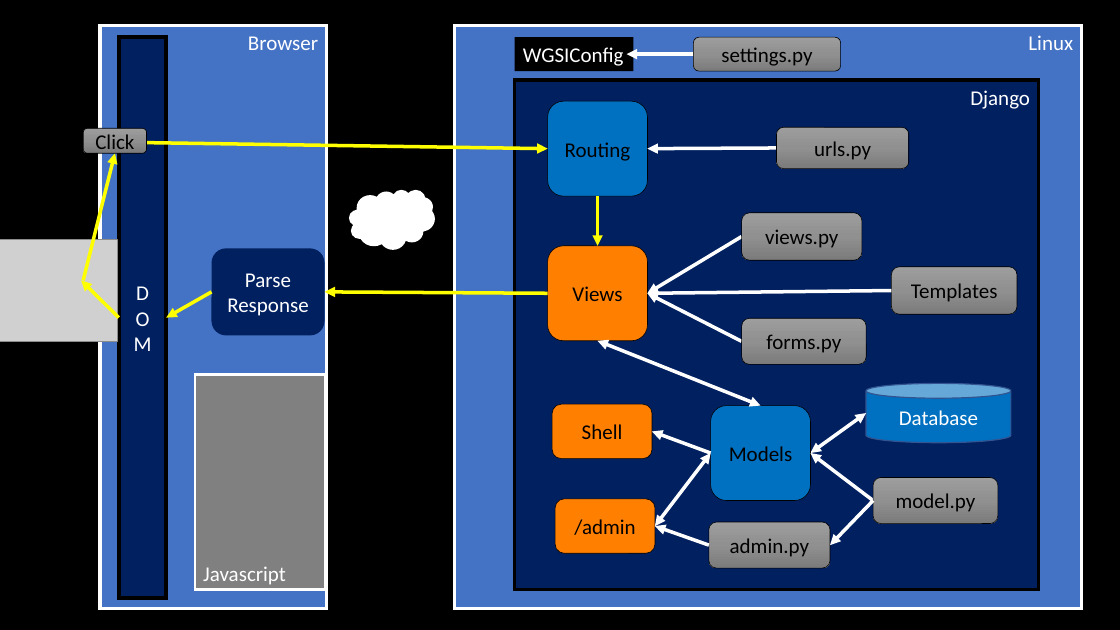
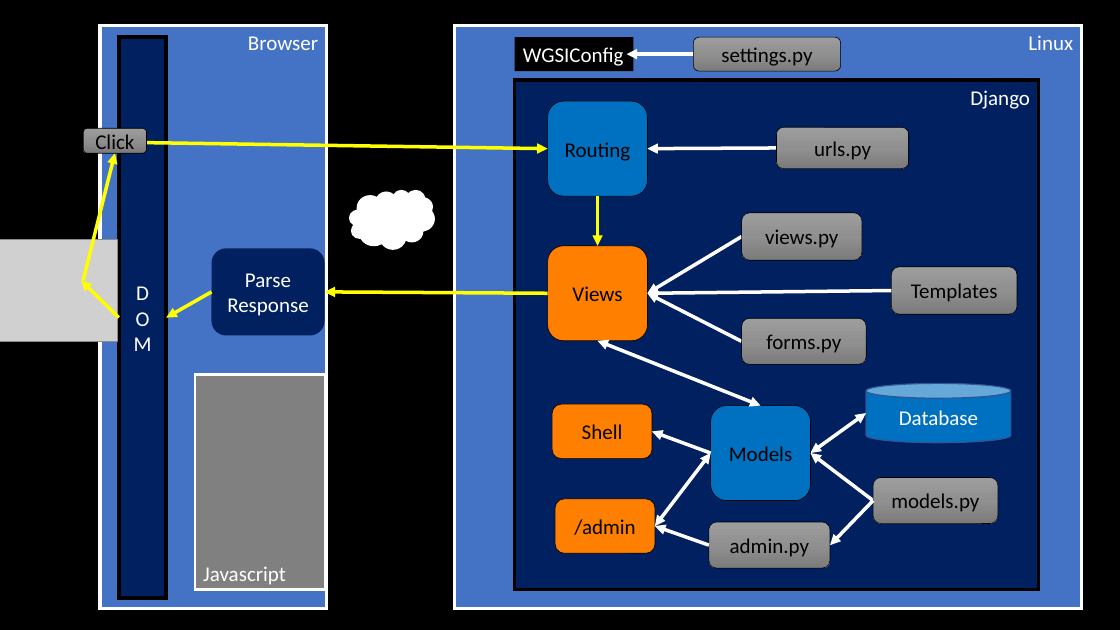
Before and after one commit to csev/dj4e, a slide deck: slide 5 of lectures/DJ-01-Structure.pptx. Drawn at 1120x630 pixels with LibreOffice and Linux fonts; fonts in the diff are those of the drawing; grey boxes stand for pictures; background and template pictures are left out. Boxes give left, top, right and bottom in pixels: in the first picture for what was removed or moved away, otherwise in the second. Text is boxed around its words. In the diff, an @@ line names an element or a change of style, - is before the commit and + after.

```diff
--- a/lectures/DJ-01-Structure.pptx
+++ b/lectures/DJ-01-Structure.pptx
@@ text in rounded rectangle at (891,493,979,512): text changed @@
-model.py
+models.py
```
Also in this commit, not shown: 1 other file.
